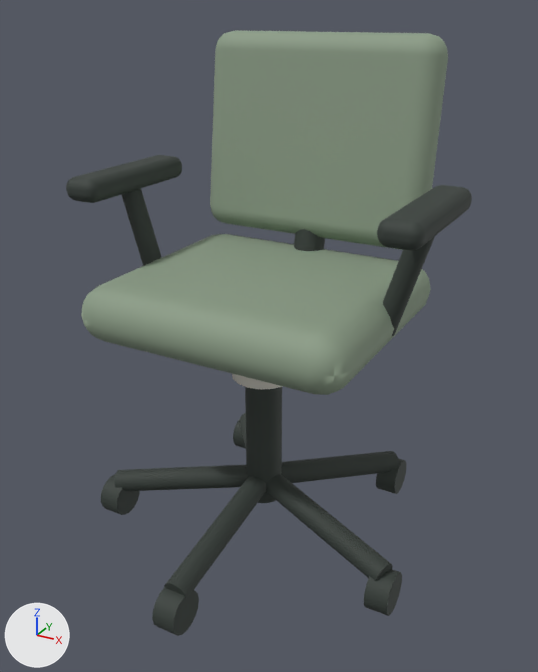
A saved change to the glTF model public/models/task-chair.glb.
Before and after are seen from a 50 mm lens placed at (0.575, -1.026, 0.93), pointed at (0.024, -0.024, 0.428). Lighting does not change. The marker at lower left points along +X, +Y and +Z. The first picture is the older version. Where no turn or scale is listed for an object, it has been applied to the vertices.

Before the edit, the objects in view are built like this:
```python
ob_mesh_0 = bpy.data.objects.new('Mesh_0', me_mesh_0)
ob_mesh_0.location = (0.0, 0.0, 0.27)
ob_mesh_3 = bpy.data.objects.new('Mesh_3', me_mesh_3)
ob_mesh_3.parent = ob_task_chair
ob_mesh_3.location = (0.0, -0.29, 0.048)
ob_mesh_3.rotation_euler = (0.0, -1.571, 0.0)  # degrees (0, -90, 0)
ob_mesh_3.scale = (0.036, 0.036, 0.036)
ob_mesh_3_001 = bpy.data.objects.new('Mesh_3.001', me_mesh_3)
ob_mesh_3_001.parent = ob_task_chair
ob_mesh_3_001.location = (0.276, -0.0896, 0.048)
ob_mesh_3_001.rotation_euler = (0.0, -1.571, 0.0)  # degrees (0, -90, 0)
ob_mesh_3_001.scale = (0.036, 0.036, 0.036)
ob_mesh_3_002 = bpy.data.objects.new('Mesh_3.002', me_mesh_3)
ob_mesh_3_002.parent = ob_task_chair
ob_mesh_3_002.location = (0.17, 0.235, 0.048)
ob_mesh_3_002.rotation_euler = (0.0, -1.571, 0.0)  # degrees (0, -90, 0)
ob_mesh_3_002.scale = (0.036, 0.036, 0.036)
ob_mesh_3_003 = bpy.data.objects.new('Mesh_3.003', me_mesh_3)
ob_mesh_3_003.parent = ob_task_chair
ob_mesh_3_003.location = (-0.17, 0.235, 0.048)
ob_mesh_3_003.rotation_euler = (0.0, -1.571, 0.0)  # degrees (0, -90, 0)
ob_mesh_3_003.scale = (0.036, 0.036, 0.036)
ob_mesh_3_004 = bpy.data.objects.new('Mesh_3.004', me_mesh_3)
ob_mesh_3_004.parent = ob_task_chair
ob_mesh_3_004.location = (-0.276, -0.0896, 0.048)
ob_mesh_3_004.rotation_euler = (0.0, -1.571, 0.0)  # degrees (0, -90, 0)
ob_mesh_3_004.scale = (0.036, 0.036, 0.036)
ob_mesh_4 = bpy.data.objects.new('Mesh_4', me_mesh_4)
ob_mesh_4.location = (0.0, 0.0, 0.48)
ob_mesh_5 = bpy.data.objects.new('Mesh_5', me_mesh_5)
ob_mesh_5.location = (0.0, 0.2, 0.72)
ob_mesh_7 = bpy.data.objects.new('Mesh_7', me_mesh_7)
ob_mesh_7.parent = ob_task_chair
ob_mesh_7.location = (-0.243, 0.0, 0.56)
ob_mesh_7.rotation_euler = (0.0, -0.291, 0.0)  # degrees (0, -17, 0)
ob_mesh_7.scale = (0.094, 0.094, 0.094)
# also in view: 'Mesh_9' at (0.27, 0.0, 0.66); 'Mesh_7.001' at (0.243, 0.0, 0.56); 'Mesh_2.001' at (0.138, -0.045, 0.105); 'Mesh_2' at (0.0, -0.145, 0.105); 'Mesh_8' at (-0.27, 0.0, 0.66)
```
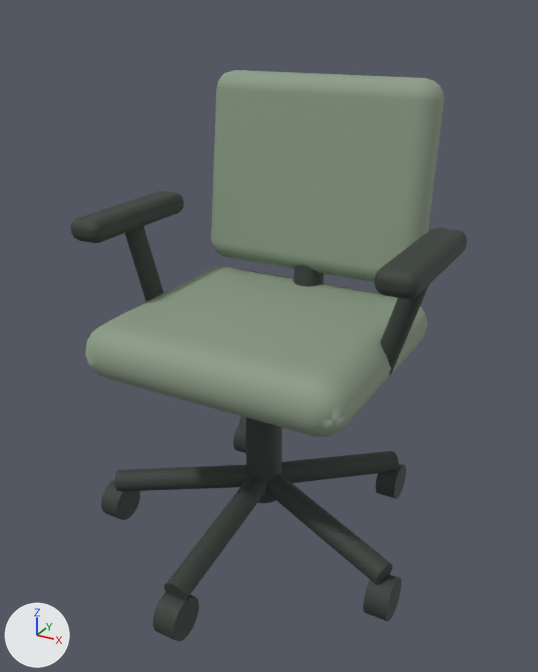
Scene script edits in JSON lines:
```json
{"op": "set", "path": "ob_mesh_3.location", "old": "(0.0, -0.29, 0.048)", "new": "(0.0, -0.29, 0.036)"}
{"op": "set", "path": "ob_mesh_3_001.location", "old": "(0.276, -0.0896, 0.048)", "new": "(0.276, -0.0896, 0.036)"}
{"op": "set", "path": "ob_mesh_3_002.location", "old": "(0.17, 0.235, 0.048)", "new": "(0.17, 0.235, 0.036)"}
{"op": "set", "path": "ob_mesh_3_003.location", "old": "(-0.17, 0.235, 0.048)", "new": "(-0.17, 0.235, 0.036)"}
{"op": "set", "path": "ob_mesh_3_004.location", "old": "(-0.276, -0.0896, 0.048)", "new": "(-0.276, -0.0896, 0.036)"}
{"op": "set", "path": "ob_mesh_4.location", "old": "(0.0, 0.0, 0.48)", "new": "(0.0, 0.0, 0.412)"}
{"op": "set", "path": "ob_mesh_5.location", "old": "(0.0, 0.2, 0.72)", "new": "(0.0, 0.2, 0.653)"}
{"op": "set", "path": "ob_mesh_7.parent", "old": "ob_task_chair", "new": "ob_node_13"}
{"op": "set", "path": "ob_mesh_8.location", "old": "(-0.27, 0.0, 0.66)", "new": "(-0.27, 0.0, 0.593)"}
{"op": "set", "path": "ob_mesh_7_001.parent", "old": "ob_task_chair", "new": "ob_node_13"}
{"op": "set", "path": "ob_mesh_9.location", "old": "(0.27, 0.0, 0.66)", "new": "(0.27, 0.0, 0.593)"}
{"op": "add", "block": "ob_node_13", "code": ["ob_node_13 = bpy.data.objects.new('Node_13', None)", "ob_node_13.parent = ob_task_chair", "ob_node_13.location = (0.0, 0.0, -0.0675)"]}
```

Where the change shows, as pixel boxes [x1, y1, x2, y2] in the pictures (538 x 672 px):
```json
{"object": "Mesh_5", "change": "moved", "before": [210, 30, 448, 250], "after": [211, 70, 444, 282]}
{"object": "Mesh_4", "change": "moved", "before": [81, 234, 431, 395], "after": [85, 266, 427, 437]}
{"object": "Mesh_9", "change": "moved", "before": [377, 185, 472, 250], "after": [374, 228, 467, 299]}
{"object": "Mesh_8", "change": "moved", "before": [66, 155, 182, 203], "after": [71, 191, 184, 243]}
{"object": "Mesh_7.001", "change": "moved", "before": [383, 237, 434, 336], "after": [380, 285, 429, 375]}
{"object": "Mesh_7", "change": "moved", "before": [121, 189, 162, 266], "after": [125, 226, 164, 302]}
{"object": "Mesh_3", "change": "moved", "before": [152, 587, 199, 636], "after": [153, 592, 199, 642]}
{"object": "Mesh_3.001", "change": "moved", "before": [364, 569, 402, 616], "after": [363, 574, 401, 621]}
{"object": "Mesh_3.004", "change": "moved", "before": [101, 474, 140, 515], "after": [101, 480, 140, 520]}
{"object": "Mesh_3.002", "change": "moved", "before": [376, 458, 406, 494], "after": [376, 463, 406, 499]}
{"object": "Mesh_3.003", "change": "moved", "before": [233, 419, 246, 449], "after": [233, 424, 246, 453]}
```
